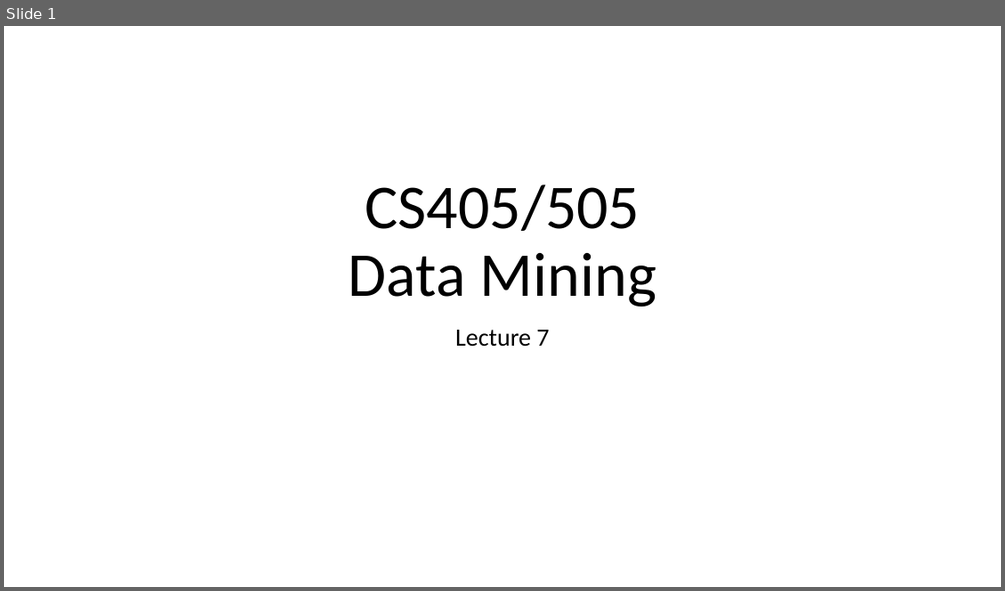
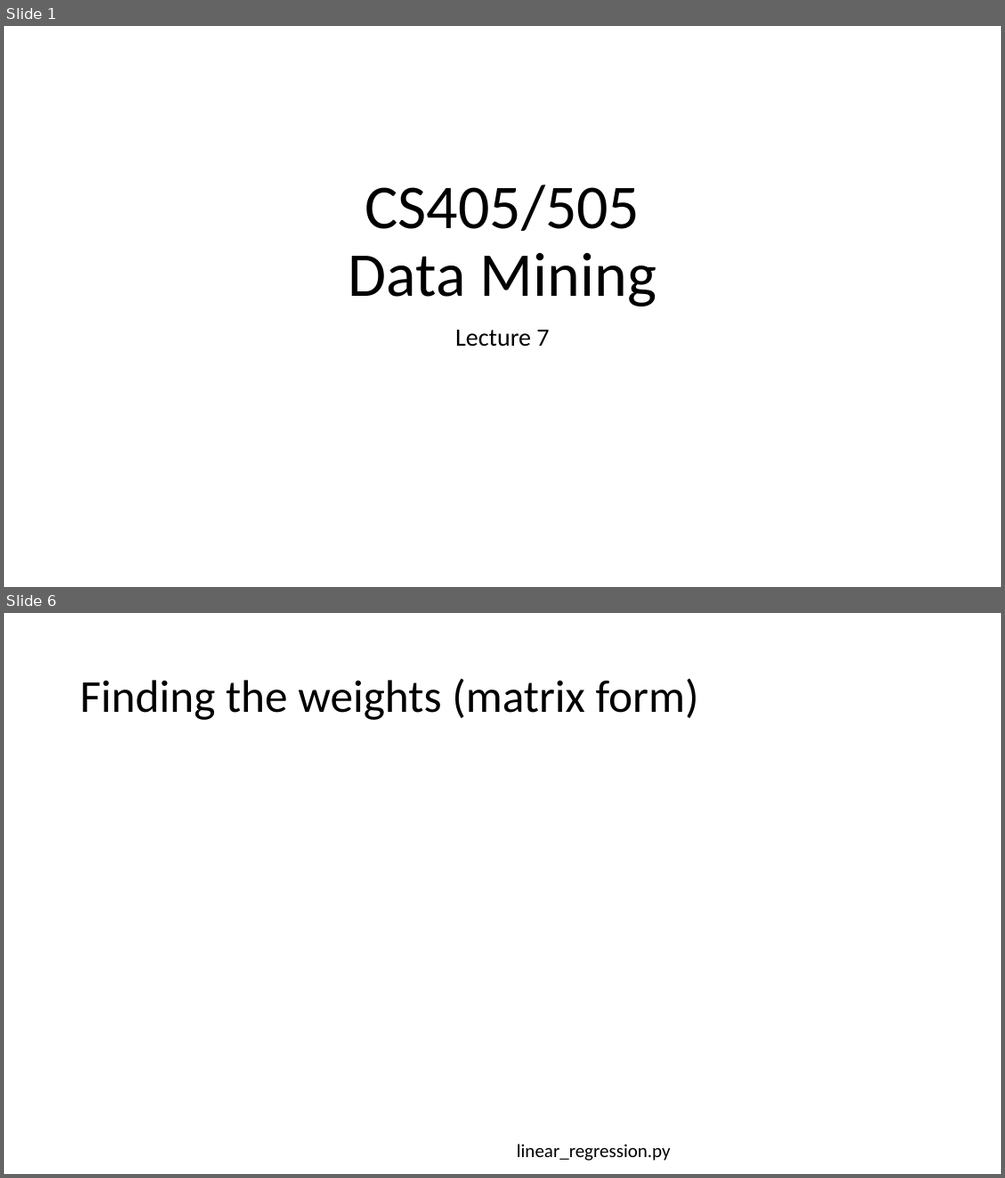
Before and after one commit to russellu/cs405, a slide deck: Lecture_07.pptx. Shown one above the other, each under a label of ours: slide 1 before the commit, slides 1 and 6 after it; the slides between them are not shown. The pictures are 1005x591 and 1005x1178 pixels, drawn with LibreOffice and Linux fonts; fonts in the diff are those of the drawing; grey boxes stand for pictures. Boxes give left, top, right and bottom in pixels: in the first picture for what was removed or moved away, otherwise in the second. Text is boxed around its words. In the diff, an @@ line names an element or a change of style, - is before the commit and + after.

```diff
--- a/Lecture_07.pptx
+++ b/Lecture_07.pptx
@@ slide 6 added at [4,613,1001,1174], background #FFFFFF @@
@@ title added at [80,678,699,720], 44 pt, text #000000 @@
+Finding the weights (matrix form)
@@ text added at [517,1143,671,1160], 18 pt, text #000000 @@
+linear_regression.py
```
Also in this commit, not shown: 1 slide changed, 6 other slides added.
